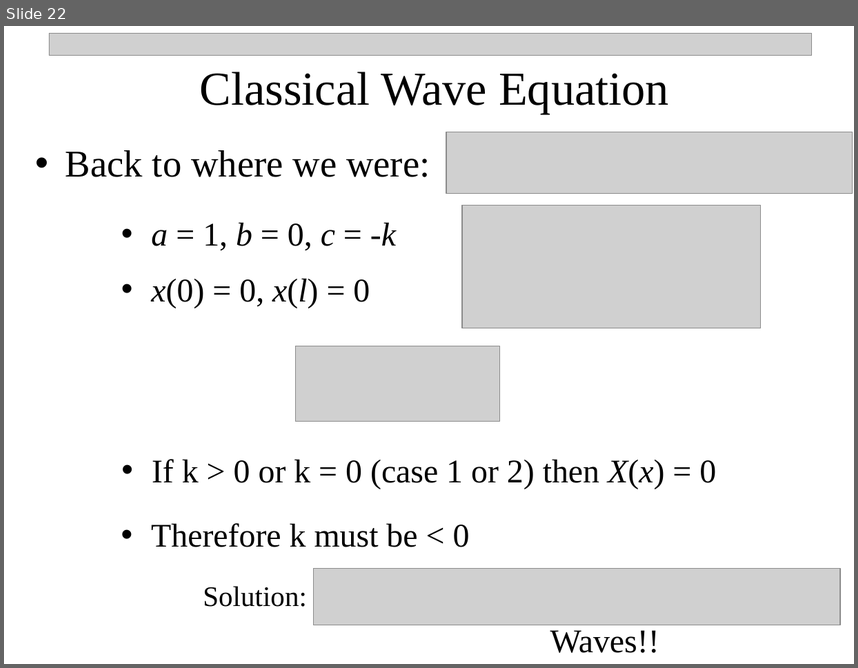
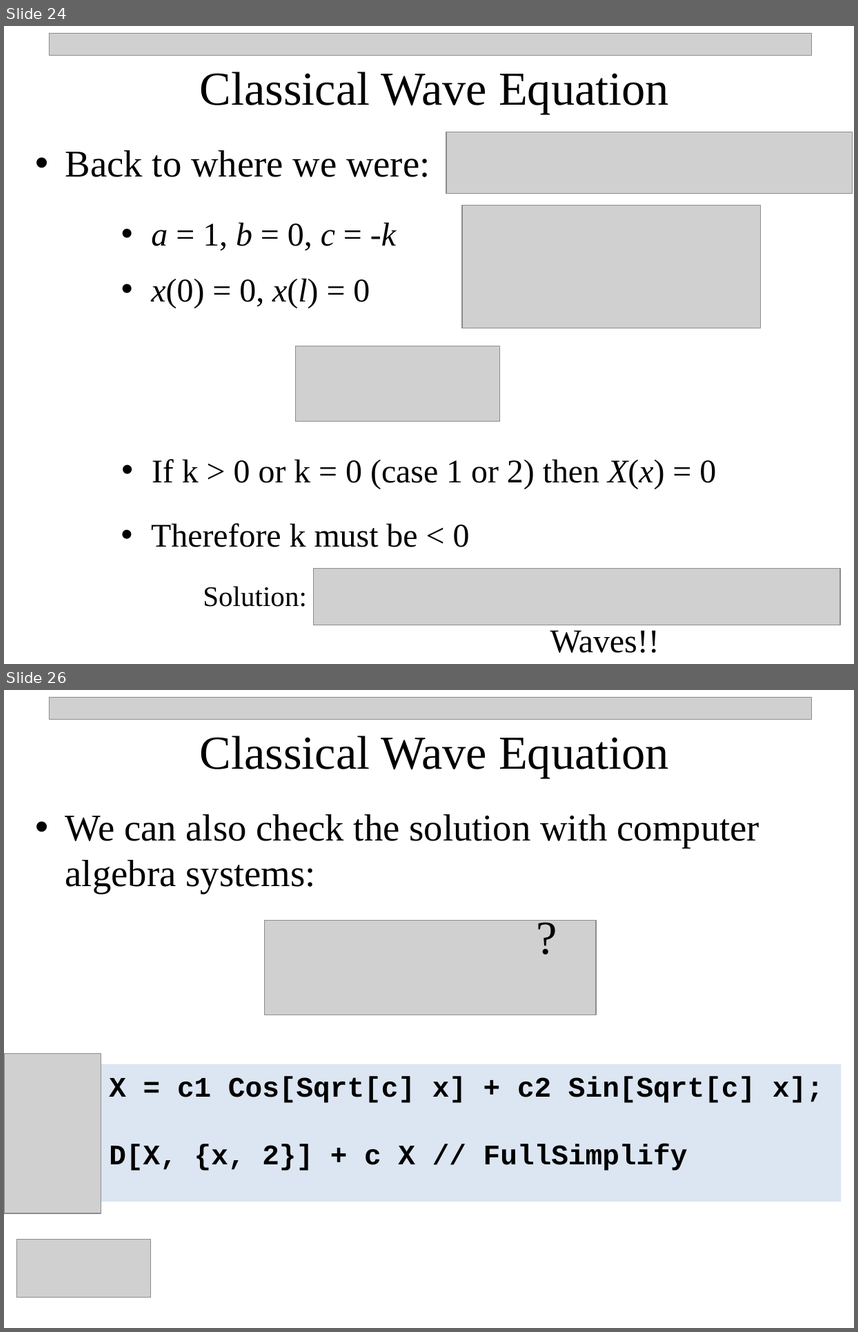
Before and after one commit to npetraco/CHE302, a slide deck: Notes/1_Intro_Classical_Waves.pptx. Shown one above the other, each under a label of ours: slide 22 before the commit, slides 24 and 26 after it; the slides between them are not shown. The pictures are 858x668 and 858x1332 pixels, drawn with LibreOffice and Linux fonts; fonts in the diff are those of the drawing; grey boxes stand for pictures. Boxes give left, top, right and bottom in pixels: in the first picture for what was removed or moved away, otherwise in the second. Text is boxed around its words. In the diff, an @@ line names an element or a change of style, - is before the commit and + after.

```diff
--- a/Notes/1_Intro_Classical_Waves.pptx
+++ b/Notes/1_Intro_Classical_Waves.pptx
@@ slide 26 added at (x1=4, y1=690, x2=854, y2=1328), background #FFFFFF @@
@@ picture added at (x1=49, y1=697, x2=811, y2=719) @@
@@ text added at (x1=200, y1=736, x2=669, y2=778), 40 pt, text #000000 @@
+Classical Wave Equation
@@ text added at (x1=65, y1=814, x2=760, y2=894), 32 pt, text #000000 @@
+• We can also check the solution with computer algebra systems:
@@ text added at (x1=528, y1=903, x2=567, y2=968), 40 pt, text #000000 @@
+?
@@ picture added at (x1=264, y1=920, x2=595, y2=1015) @@
@@ picture added at (x1=4, y1=1054, x2=101, y2=1214) @@
@@ rectangle added at (x1=101, y1=1064, x2=842, y2=1202), fill #DCE6F2, 24 pt, text #000000, bold @@
+X = c1 Cos[Sqrt[c] x] + c2 Sin[Sqrt[c] x];
+D[X, {x, 2}] + c X // FullSimplify
@@ picture added at (x1=16, y1=1239, x2=151, y2=1297) @@
@@ what was slide 22 is now slide 24 @@
```
Also in this commit, not shown: 6 slides changed, 2 other slides added, 4 other files.
